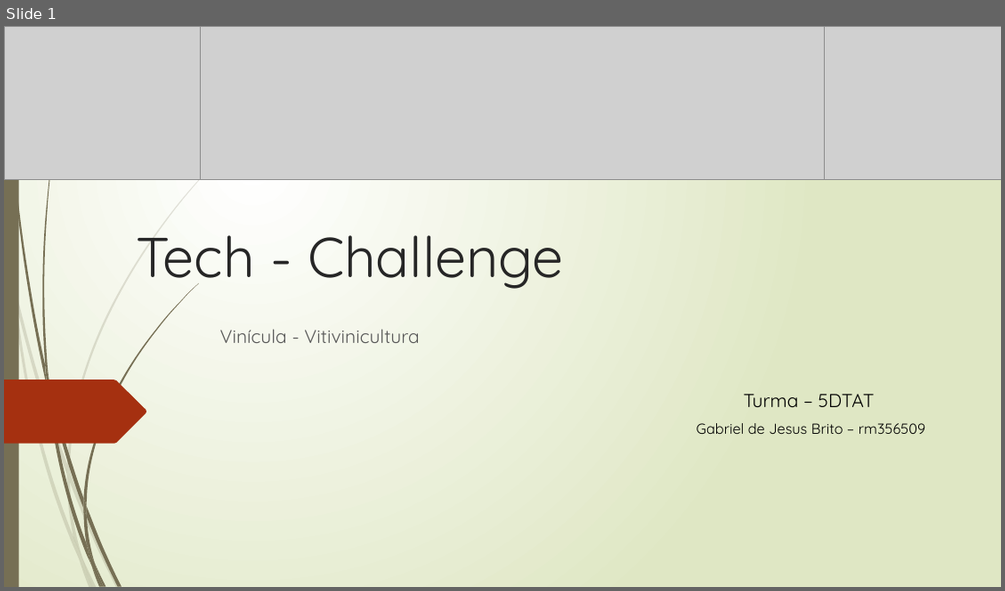
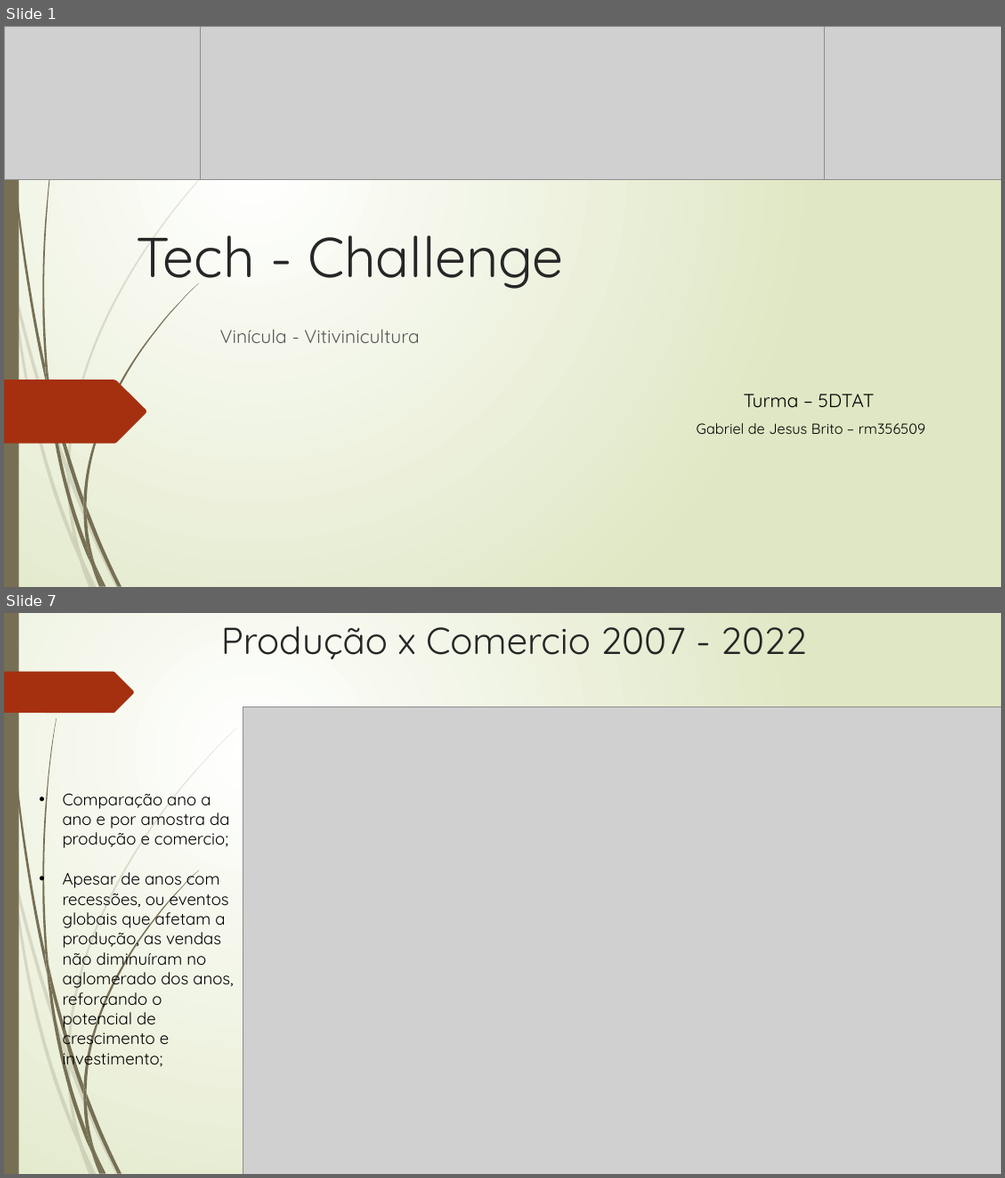
Before and after one commit to SinxCode/Tech-Challenge, a slide deck: Tech - Challenge.pptx. Shown one above the other, each under a label of ours: slide 1 before the commit, slides 1 and 7 after it; the slides between them are not shown. The pictures are 1005x591 and 1005x1178 pixels, drawn with LibreOffice and Linux fonts; fonts in the diff are those of the drawing; grey boxes stand for pictures. Boxes give left, top, right and bottom in pixels: in the first picture for what was removed or moved away, otherwise in the second. Text is boxed around its words. In the diff, an @@ line names an element or a change of style, - is before the commit and + after.

```diff
--- a/Tech - Challenge.pptx
+++ b/Tech - Challenge.pptx
@@ slide 7 added at [4, 613, 1001, 1174], background gradient #FFFFFF to #DFE8C4; not listed: 23 template elements that a slide beside it also shows @@
@@ title added at [221, 626, 806, 659], 36 pt, text #262626 @@
+Produção x Comercio 2007 - 2022
@@ freeform shape added at [4, 672, 134, 713], fill #A53010 @@
@@ picture added at [243, 706, 1001, 1174] @@
@@ text added at [63, 793, 233, 1070], 16 pt, text #000000 @@
+• Comparação ano a ano e por amostra da produção e comercio;
+• Apesar de anos com recessões, ou eventos globais que afetam a produção, as vendas não diminuíram no aglomerado dos anos, reforçando o potencial de crescimento e investimento;
```
Also in this commit, not shown: 1 slide changed, 4 other slides added, 1 other file.
